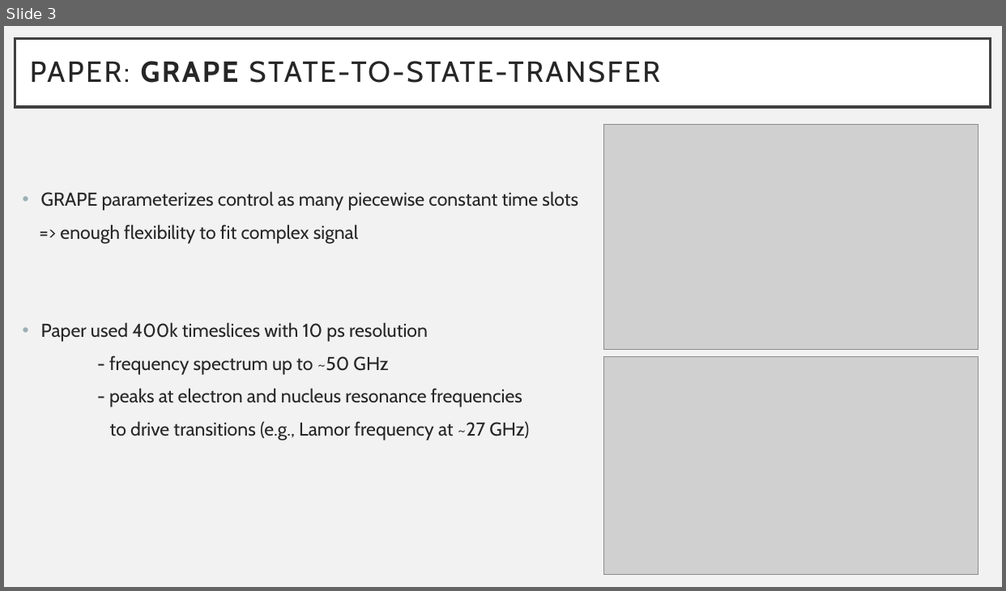
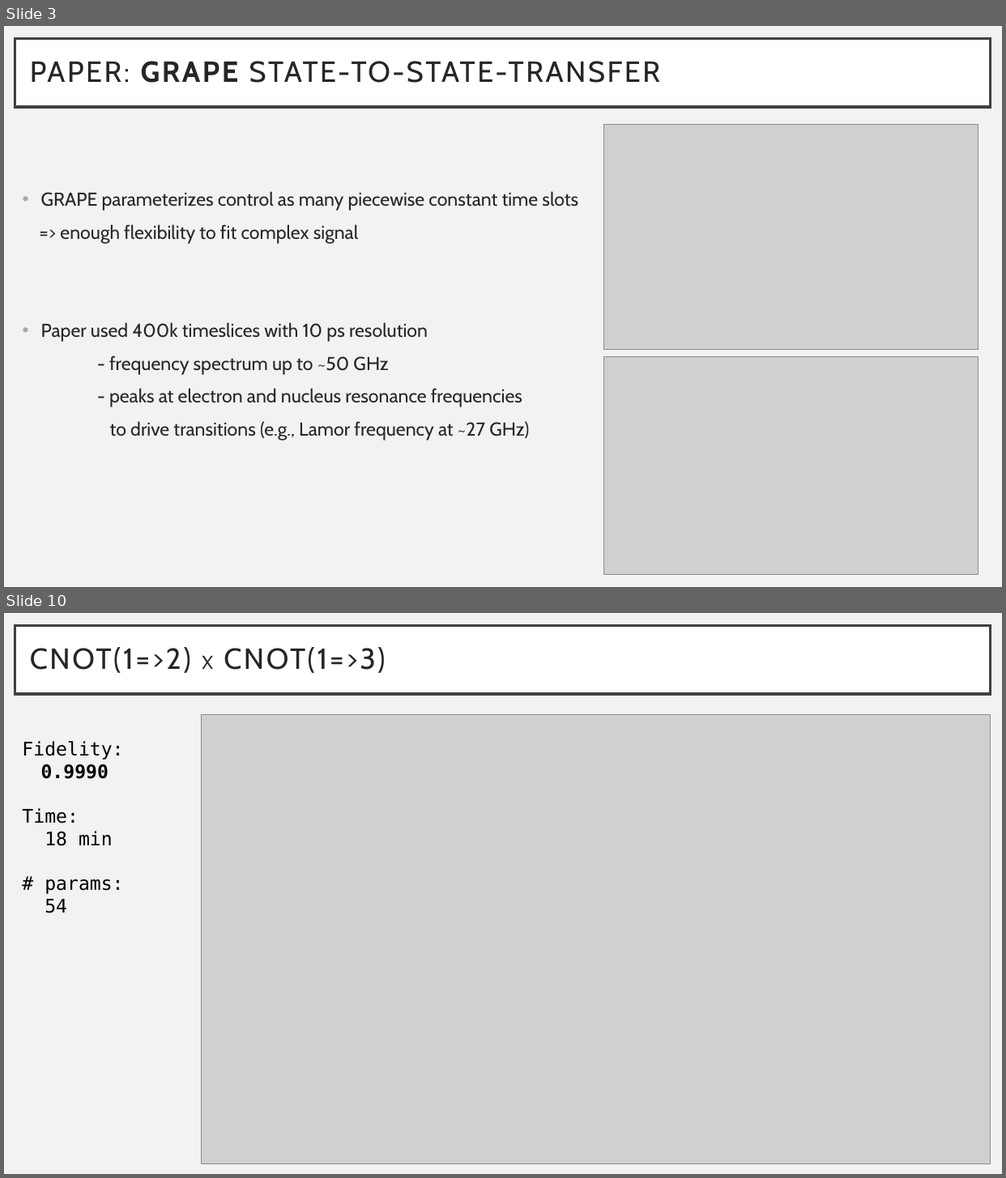
Before and after one commit to johnkrs/GOAT_UXX, a slide deck: GOAT_results.pptx. Shown one above the other, each under a label of ours: slide 3 before the commit, slides 3 and 10 after it; the slides between them are not shown. The pictures are 1006x591 and 1006x1178 pixels, drawn with LibreOffice and Linux fonts; fonts in the diff are those of the drawing; grey boxes stand for pictures. Boxes give left, top, right and bottom in pixels: in the first picture for what was removed or moved away, otherwise in the second. Text is boxed around its words. In the diff, an @@ line names an element or a change of style, - is before the commit and + after.

```diff
--- a/GOAT_results.pptx
+++ b/GOAT_results.pptx
@@ slide 10 added at [4, 613, 1002, 1174], background #F2F2F2 @@
@@ title added at [15, 626, 991, 694], fill #FFFFFF, outline #404040 2.5 pt, 28 pt, text #262626 @@
+CNOT(1=>2) X CNOT(1=>3)
@@ picture added at [202, 715, 991, 1164] @@
@@ text added at [22, 741, 123, 914], 18 pt, text #000000 @@
+Fidelity:
+  0.9990
+Time:
+18 min
+# params:
+54
```
Also in this commit, not shown: 2 slides changed, 10 other slides added, 1 other file.
